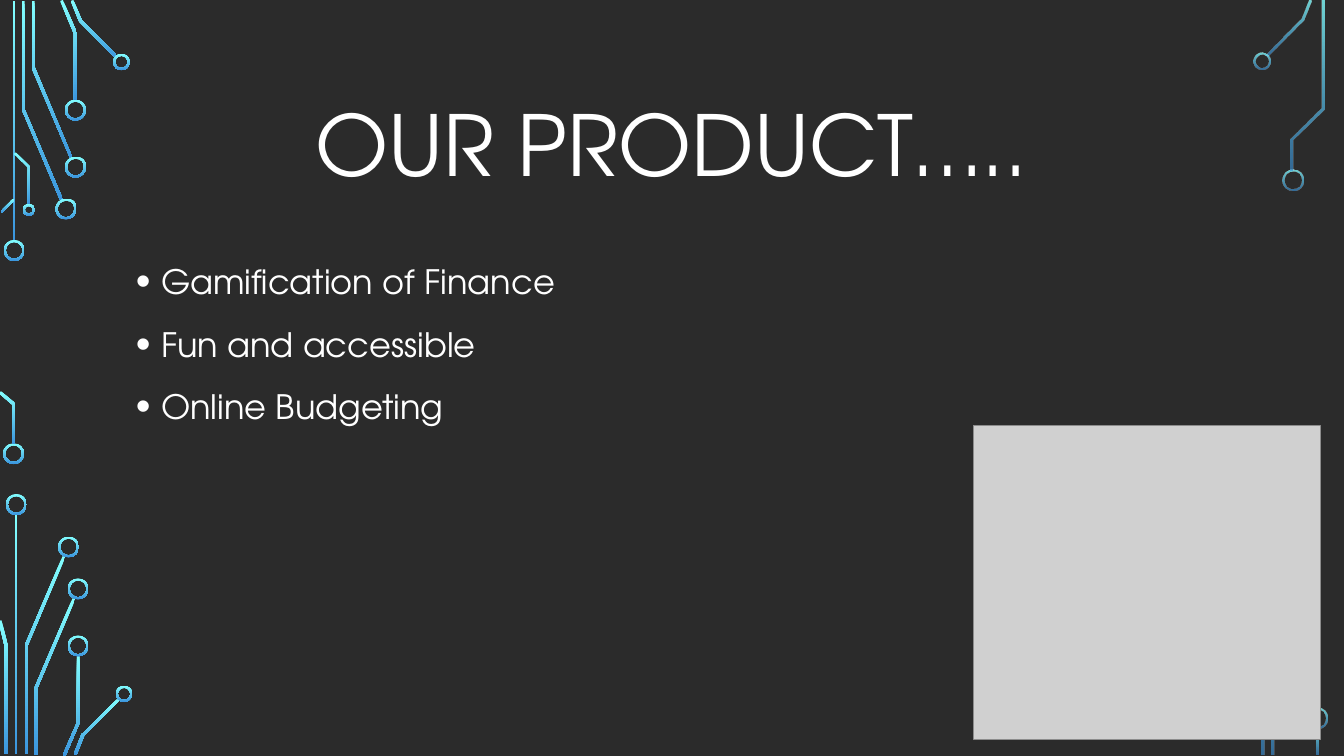
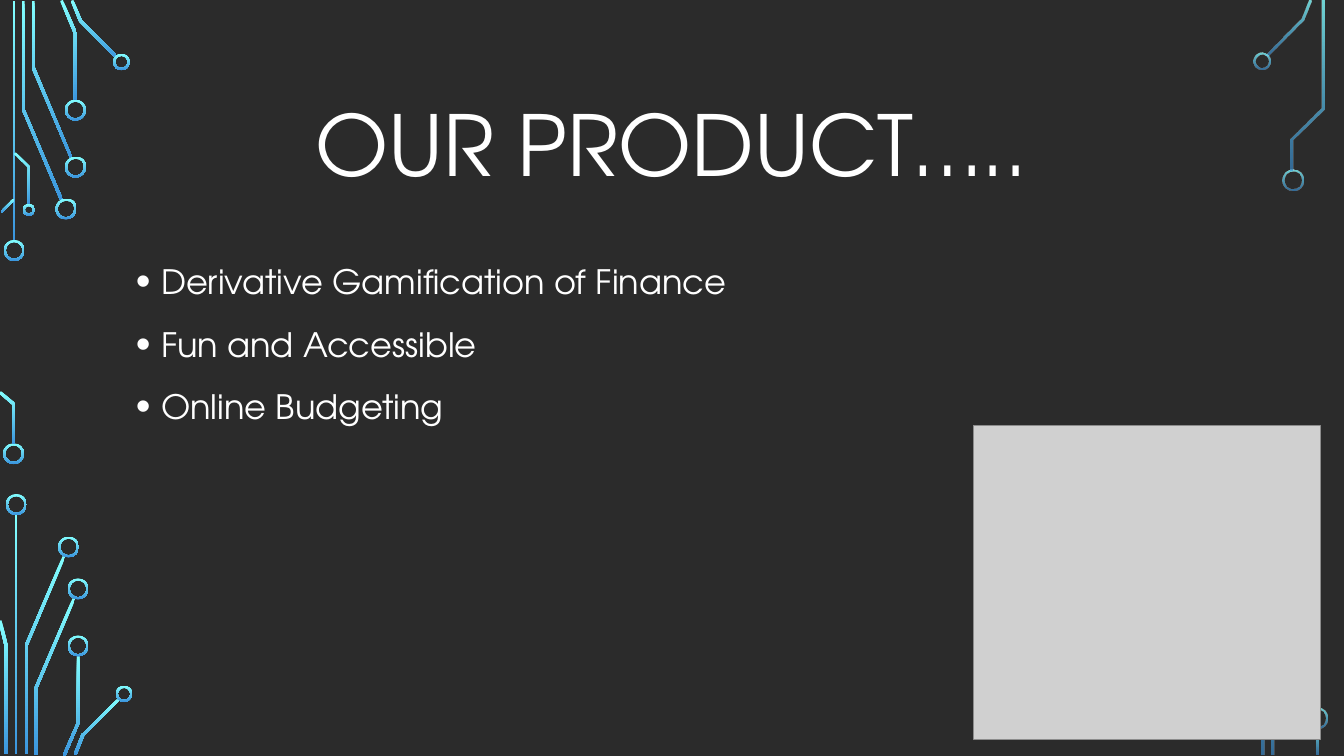
Before and after one commit to CaptainCorin100/PrequelDesign, a slide deck: slide 2 of Budget-SHEETS (1).pptx. Drawn at 1344x756 pixels with LibreOffice and Linux fonts; fonts in the diff are those of the drawing; grey boxes stand for pictures; background and template pictures are left out; a plain dark background stands for a picture behind light text. Boxes give left, top, right and bottom in pixels: in the first picture for what was removed or moved away, otherwise in the second. Text is boxed around its words. In the diff, an @@ line names an element or a change of style, - is before the commit and + after.

```diff
--- a/Budget-SHEETS (1).pptx
+++ b/Budget-SHEETS (1).pptx
@@ text at [161, 268, 727, 358]: text changed @@
-• Gamification of Finance
-• Fun and accessible
+• Derivative Gamification of Finance
+• Fun and Accessible
```
Also in this commit, not shown: 2 other slides changed.
